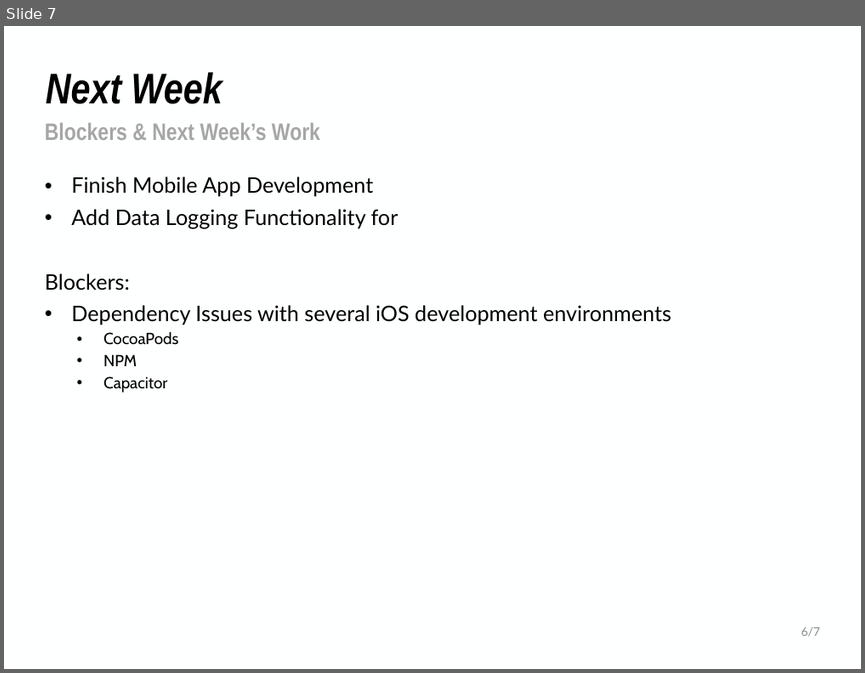
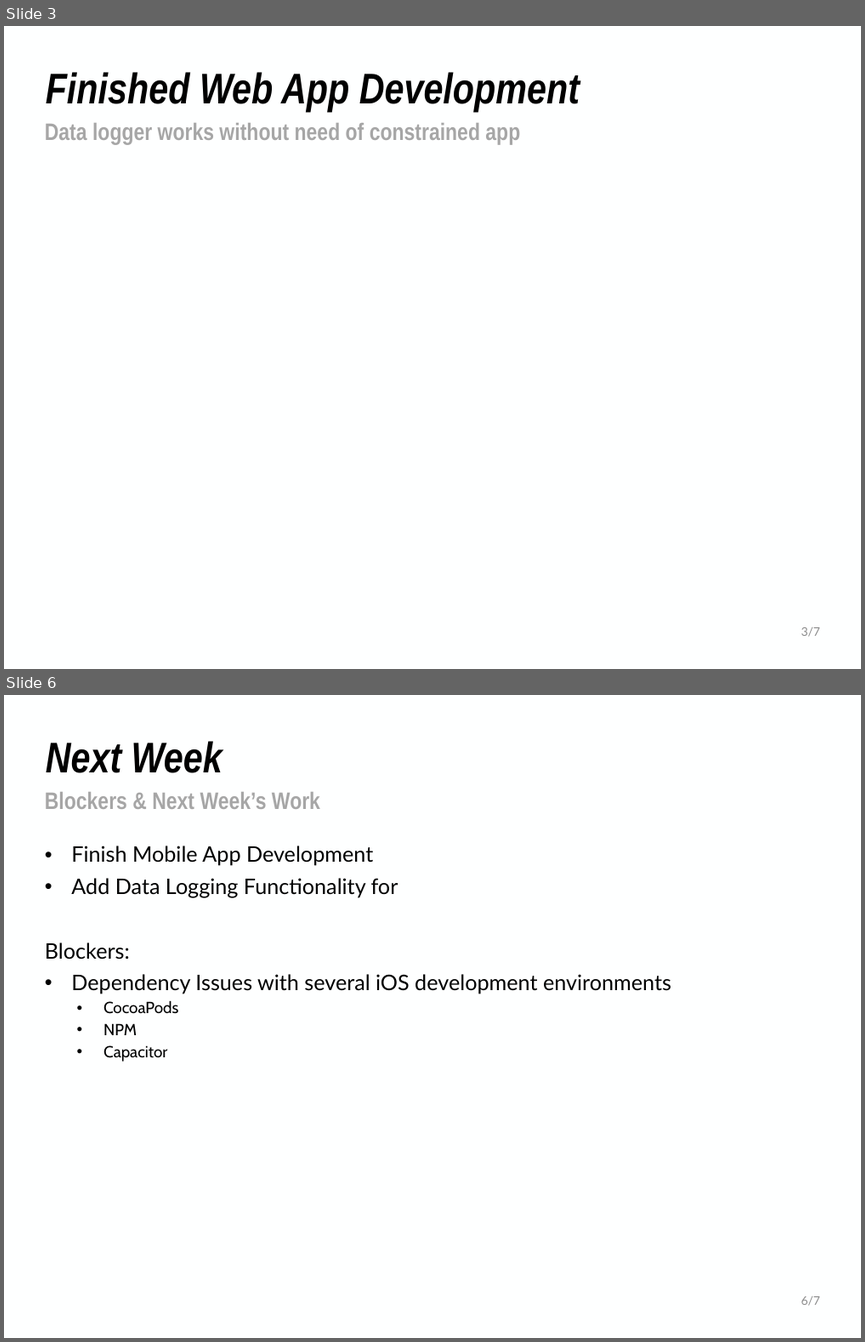
Before and after one commit to NHuang58/Biomedical_Device_PCB, a slide deck: Documentation/Slides/Week_13.pptx. Shown one above the other, each under a label of ours: slide 7 before the commit, slides 3 and 6 after it; the slides between them are not shown. The pictures are 865x673 and 865x1342 pixels, drawn with LibreOffice and Linux fonts; fonts in the diff are those of the drawing; background and template pictures are left out. Boxes give left, top, right and bottom in pixels: in the first picture for what was removed or moved away, otherwise in the second. Text is boxed around its words. In the diff, an @@ line names an element or a change of style, - is before the commit and + after.

```diff
--- a/Documentation/Slides/Week_13.pptx
+++ b/Documentation/Slides/Week_13.pptx
@@ slide 3 added at [4, 26, 861, 669], background #FEFFFF @@
@@ title added at [46, 72, 579, 112], 36 pt, text #000000, bold, italic @@
+Finished Web App Development
@@ text added at [45, 123, 520, 145], 20 pt, text #A6A6A6, bold @@
+Data logger works without need of constrained app
@@ text added at [801, 627, 820, 636], 10 pt, text #8C8C8C @@
+3/7
@@ what was slide 7 is now slide 6 @@
```
Also in this commit, not shown: 3 slides changed, 1 other slide added, 3 slides removed, 2 other files.
